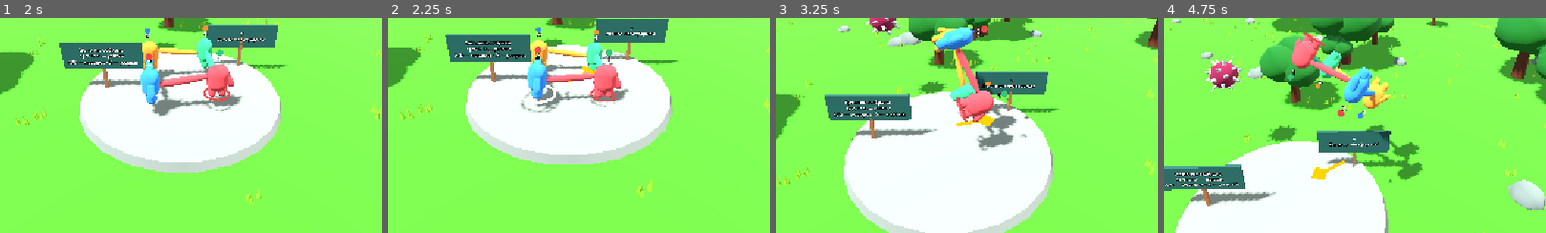
Above: before the commit, frames 1-4 (left to right).
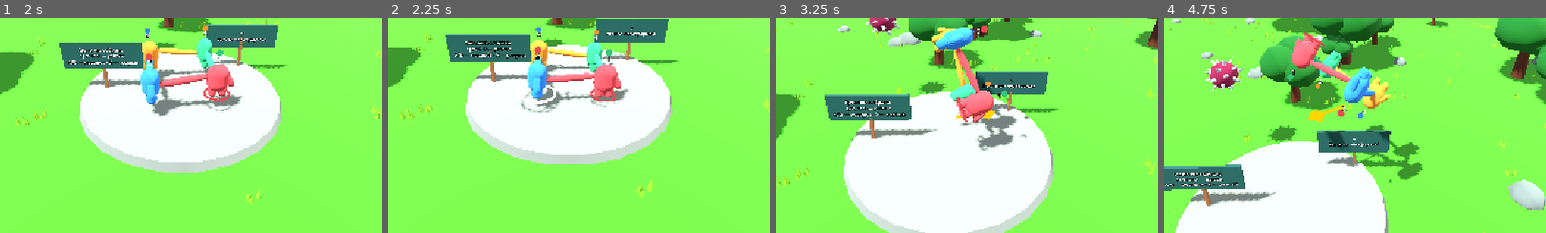
Above: after the commit, the same moments.

Repository: 1Lamotrigine/goll-shtur
Game: Godot game, scene res://ui/main_menu.tscn
Same seed, same stepped clock (60 frames per second), same inputs: the game is played once before the commit and once after it.
Inputs (mouse positions are % of the whole screen's width and height, from its top left):
- Up to frame 1 (2 s): click (50, 46) at 0.52 s; type "Alex" at 0.6 s; click (50, 52) at 0.75 s; type "12" at 0.83 s; click "Тренировка" at 1.25 s
- Up to frame 2 (2.25 s): tap Enter at 2 s; move the mouse to (72, 45) at 2.02 s; hold D from 2.03 s (still down); tap Q (pull_0) at 2.1 s; click (72, 45) at 2.17 s
- Up to frame 3 (3.25 s): tap Space at 2.27, 3.02 s; move the mouse to (30, 55) at 2.77 s; release D at 2.78 s; hold S from 2.78 s (still down); tap W (pull_1) at 2.85 s
- Up to frame 4 (4.75 s): move the mouse to (60, 28) at 3.52 s; release S at 3.53 s; hold D from 3.53 s (still down); tap O (pull_2) at 3.6 s; move the mouse to (45, 70) at 4.27 s; tap P (pull_3) at 4.35 s; click (45, 70) at 4.42 s; tap Space at 4.52 s
The pictures show only the part of the screen within x 26-76%, y 38-88%; the shares and areas given below are measured in that part.

Frame 1 is identical in both runs. In frame 2, less than 0.1% of the frame differs, in the area x 47-55%, y 22-30%; in frame 3, 0.3%; in frame 4, 0.9%, in the area x 37-56%, y 40-76%.

Commit message:
Raise Big Stair ceilings and attach thrust arrow to the chain

Diff:
--- a/levels/big_stair.gd
+++ b/levels/big_stair.gd
@@ -17,13 +17,13 @@
 	for i in STEP_COUNT + 1:
 		heights.append(heights[-1] + rng.randf_range(4.5, 7.5))
 	var section_order: Array[int] = [Section.TERRACE, Section.FORK, Section.UPDRAFT]
-	var previous_ceiling := heights[2] + 3.0
+	var previous_ceiling := 0.0
 	for i in STEP_COUNT:
 		var depth := rng.randf_range(16, 23)
 		if i == 0:
 			depth += 4.0
 		var top := heights[i]
-		var ceiling := heights[i + 2] + 3.0
+		var ceiling := top + 2.0 * (heights[i + 2] - top + 3.0)
 		passages.append(AABB(Vector3(-WIDTH/2, top, edge - depth), Vector3(WIDTH, ceiling - top, depth)))
 		var middle := edge - depth * 0.5
 		var tint := Color.from_hsv(rng.randf_range(0.725, 0.78), 0.52, 0.69)
@@ -35,7 +35,9 @@
 		block(Vector3(0, ceiling + 0.25, middle), Vector3(WIDTH + 1.6, 0.5, depth), tint.lightened(0.16))
 		# Seal the vertical face between adjacent ceiling sections.
 		if i > 0:
-			block(Vector3(0, (ceiling + previous_ceiling)/2, edge + 0.15), Vector3(WIDTH + 1.6, ceiling - previous_ceiling, 0.3), wall_color)
+			var seam_depth := 0.3 if ceiling > previous_ceiling else -0.3
+			block(Vector3(0, (ceiling + previous_ceiling)/2, edge + seam_depth/2),
+				Vector3(WIDTH + 1.6, maxf(0.01, absf(ceiling - previous_ceiling)), absf(seam_depth)), wall_color)
 		else:
 			block(Vector3(0, ceiling/2, edge + 0.25), Vector3(WIDTH + 1.6, ceiling, 0.5), wall_color)
 		previous_ceiling = ceiling
--- a/physics/polygon_controller.gd
+++ b/physics/polygon_controller.gd
@@ -42,12 +42,10 @@
 	arrow.hide()
 	if not is_visible_in_tree() or tilt.length_squared() < 0.0004:
 		return
-	var query := PhysicsRayQueryParameters3D.create(global_position, global_position + Vector3.DOWN * 500, 1, [get_rid()])
-	var hit := get_world_3d().direct_space_state.intersect_ray(query)
-	if not hit.is_empty():
-		arrow.global_position = hit.position + Vector3.UP * 0.08
-		arrow.look_at(arrow.global_position + tilt, Vector3.UP)
-		arrow.show()
+	var clearance := 0.65 + radius * tilt.length()
+	arrow.global_position = global_position + Vector3.DOWN * clearance
+	arrow.look_at(arrow.global_position + tilt, Vector3.UP)
+	arrow.show()
 
 var spawn: Transform3D
 
--- a/ui/main_menu.gd
+++ b/ui/main_menu.gd
@@ -2,7 +2,7 @@
 
 var peer: ENetMultiplayerPeer
 var members := {}
-const WIRE_VERSION := 8
+const WIRE_VERSION := 9
 var map_type := 0
 var status := ""
 var room_code := ""
